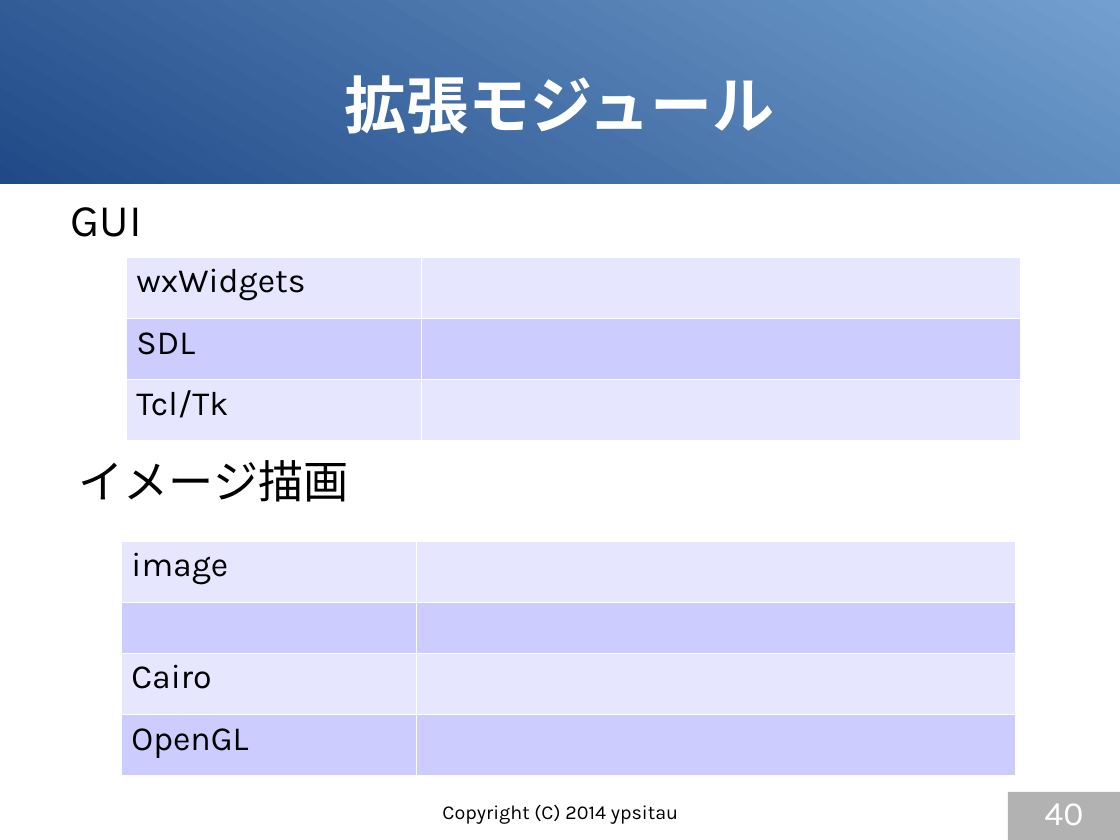
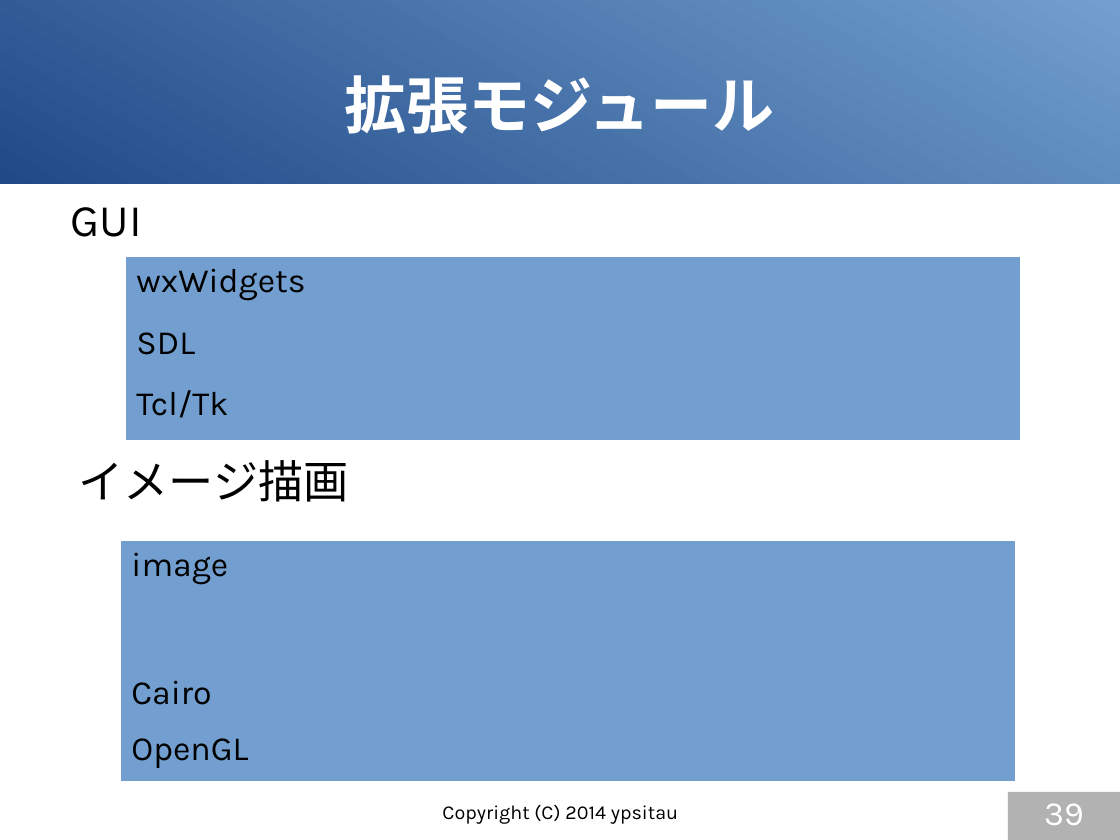
Before and after one commit to gura-lang/gura-doc, a slide deck: slide 39 of presentation/gura-introduction.odp (slide 40 before the commit). Drawn at 1120x840 pixels with LibreOffice and Linux fonts; fonts in the diff are those of the drawing. Boxes give left, top, right and bottom in pixels: in the first picture for what was removed or moved away, otherwise in the second. Text is boxed around its words. In the diff, an @@ line names an element or a change of style, - is before the commit and + after.

```diff
--- a/presentation/gura-introduction.odp
+++ b/presentation/gura-introduction.odp
@@ table at bbox=[126, 257, 1020, 441] @@
@@ fill #E6E6FF to #729FCF in 4 cells @@
@@ fill #CCCCFF to #729FCF in row 2 @@
@@ borders changed @@
@@ table at bbox=[122, 541, 1016, 772] @@
@@ fill #E6E6FF to #729FCF in 4 cells @@
@@ fill #CCCCFF to #729FCF in 4 cells @@
@@ borders changed @@
@@ page number at bbox=[1044, 803, 1084, 825]: text changed @@
-40
+39
```
Also in this commit, not shown: 3 other slides changed.
